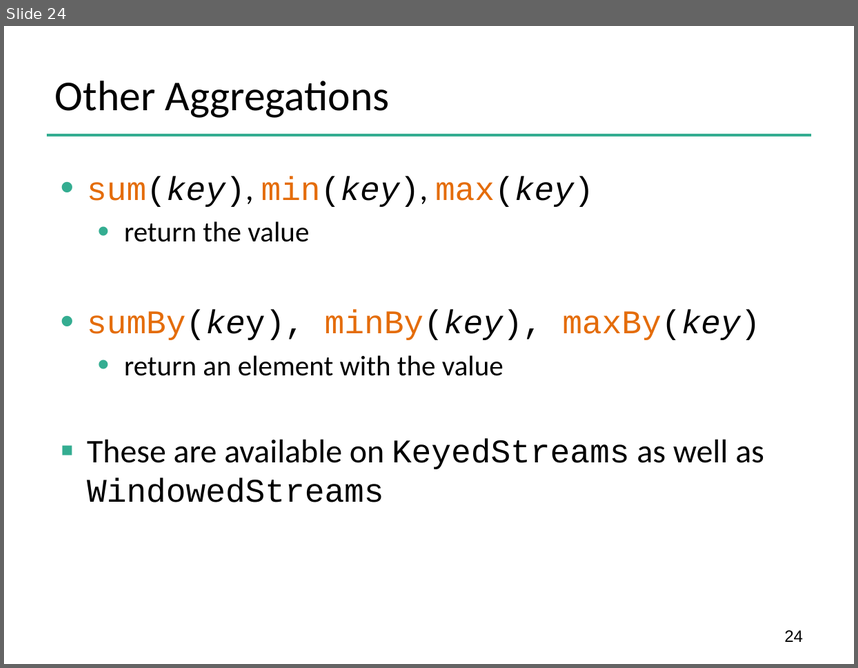
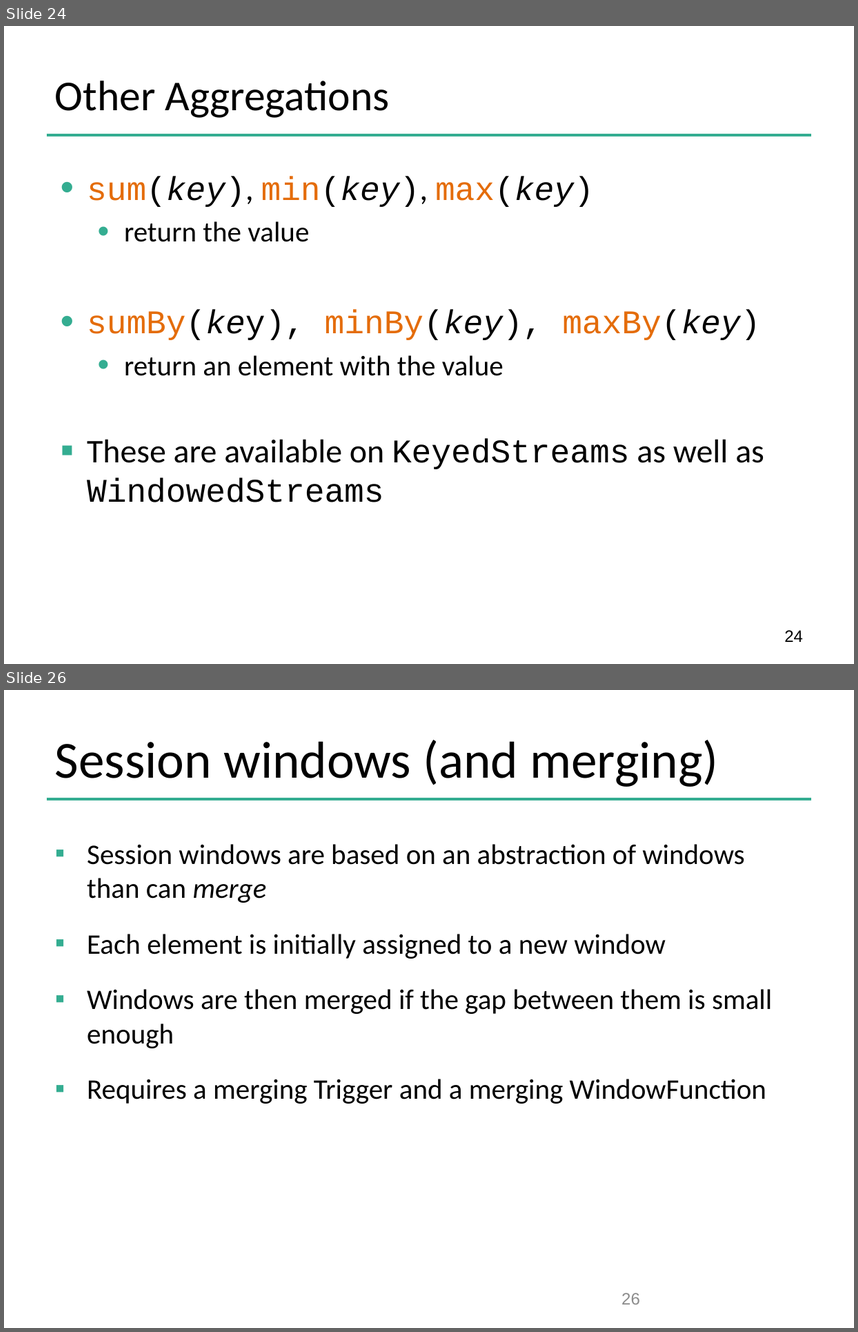
Before and after one commit to dataArtisans/flink-training-web, a slide deck: slides/flink_stream_windows.pptx. Shown one above the other, each under a label of ours: slide 24 before the commit, slides 24 and 26 after it; the slides between them are not shown. The pictures are 858x668 and 858x1332 pixels, drawn with LibreOffice and Linux fonts; fonts in the diff are those of the drawing; background and template pictures are left out. Boxes give left, top, right and bottom in pixels: in the first picture for what was removed or moved away, otherwise in the second. Text is boxed around its words. In the diff, an @@ line names an element or a change of style, - is before the commit and + after.

```diff
--- a/slides/flink_stream_windows.pptx
+++ b/slides/flink_stream_windows.pptx
@@ slide 26 added at (4,690,854,1328), background #FFFFFF; not listed: 1 template element that a slide beside it also shows @@
@@ title added at (55,740,718,787), 44 pt, text #000000 @@
+Session windows (and merging)
@@ text added at (87,844,772,1103), 24 pt, text #000000 @@
+▪ Session windows are based on an abstraction of windows than can merge
+▪ Each element is initially assigned to a new window
+▪ Windows are then merged if the gap between them is small enough
+▪ Requires a merging Trigger and a merging WindowFunction
@@ page number added at (622,1292,640,1304), 14 pt, text #8C8C8C @@
+26
```
Also in this commit, not shown: 3 slides changed, 22 slides removed, 40 other files.
